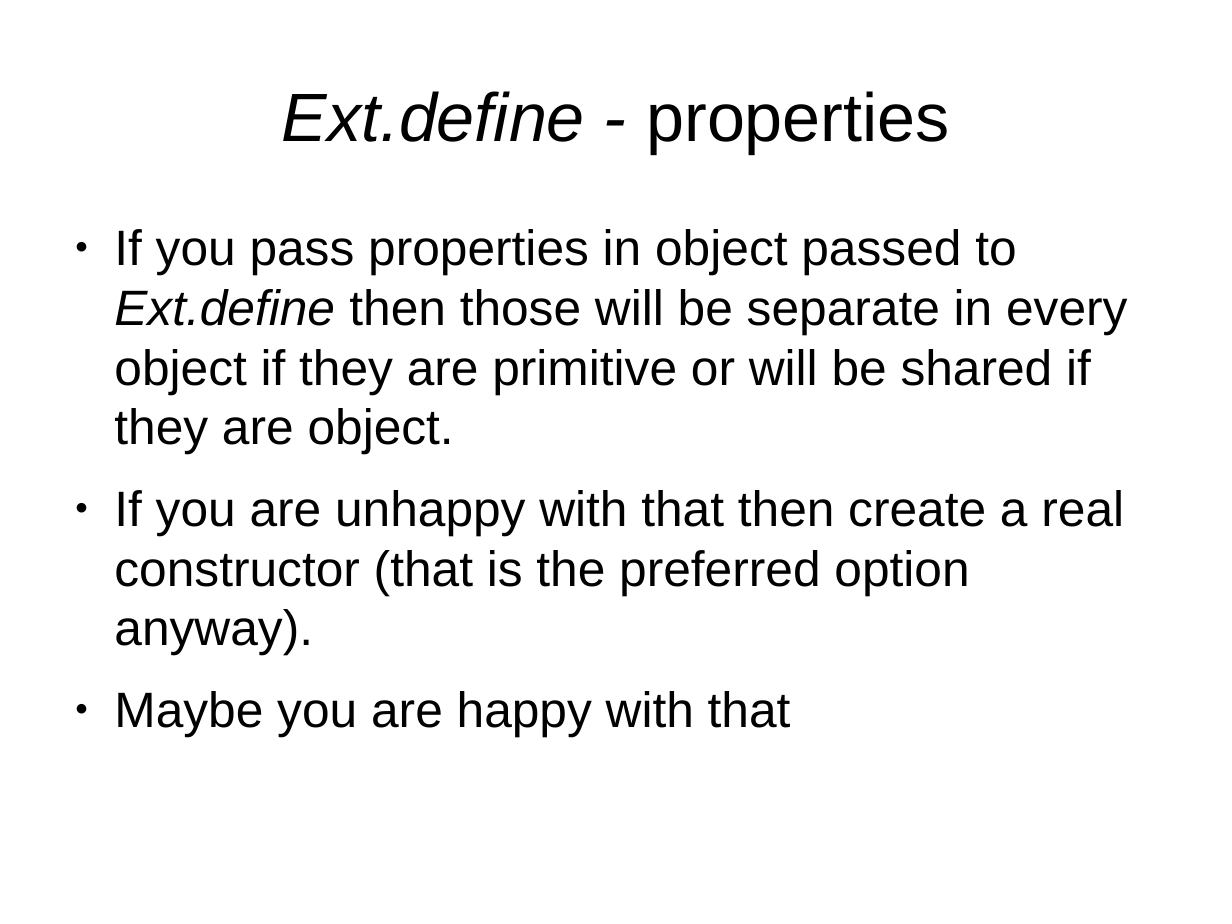
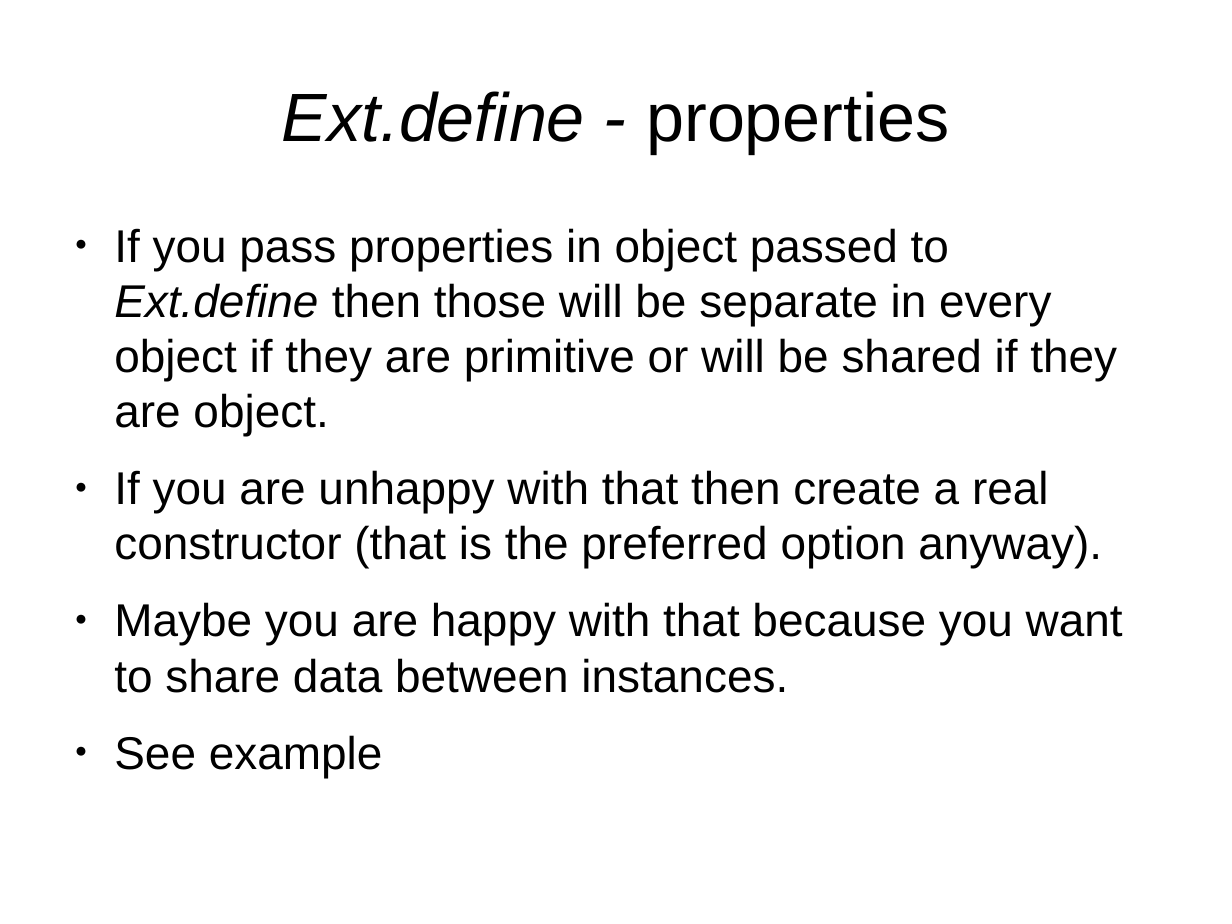
Before and after one commit to veltzer/demos, a slide deck: slide 10 of javascript/extjs/doc/extjs_oo.odp (slide 9 before the commit). Drawn at 1232x924 pixels with LibreOffice and Linux fonts; fonts in the diff are those of the drawing. Boxes give left, top, right and bottom in pixels: in the first picture for what was removed or moved away, otherwise in the second. Text is boxed around its words. In the diff, an @@ line names an element or a change of style, - is before the commit and + after.

```diff
--- a/javascript/extjs/doc/extjs_oo.odp
+++ b/javascript/extjs/doc/extjs_oo.odp
@@ text at [114, 228, 1117, 568]: size 32 to 29.6 pt in "If you pass properties in object passed ...", "If you are unhappy with that then ..." @@
@@ text at [114, 602, 1123, 778]: text changed; size 32 to 29.6 pt @@
-● Maybe you are happy with that
+● Maybe you are happy with that because you want to share data between instances.
+● See example
```
Also in this commit, not shown: 1 other slide changed, 2 slides added, 2 other files.
